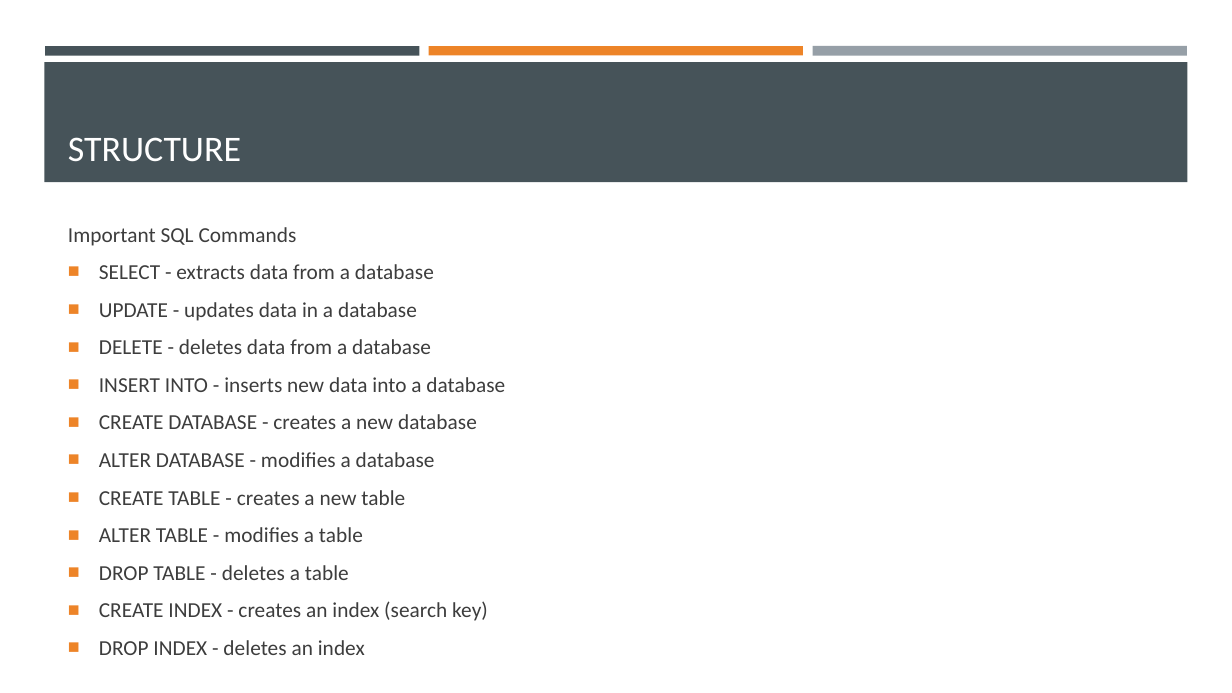
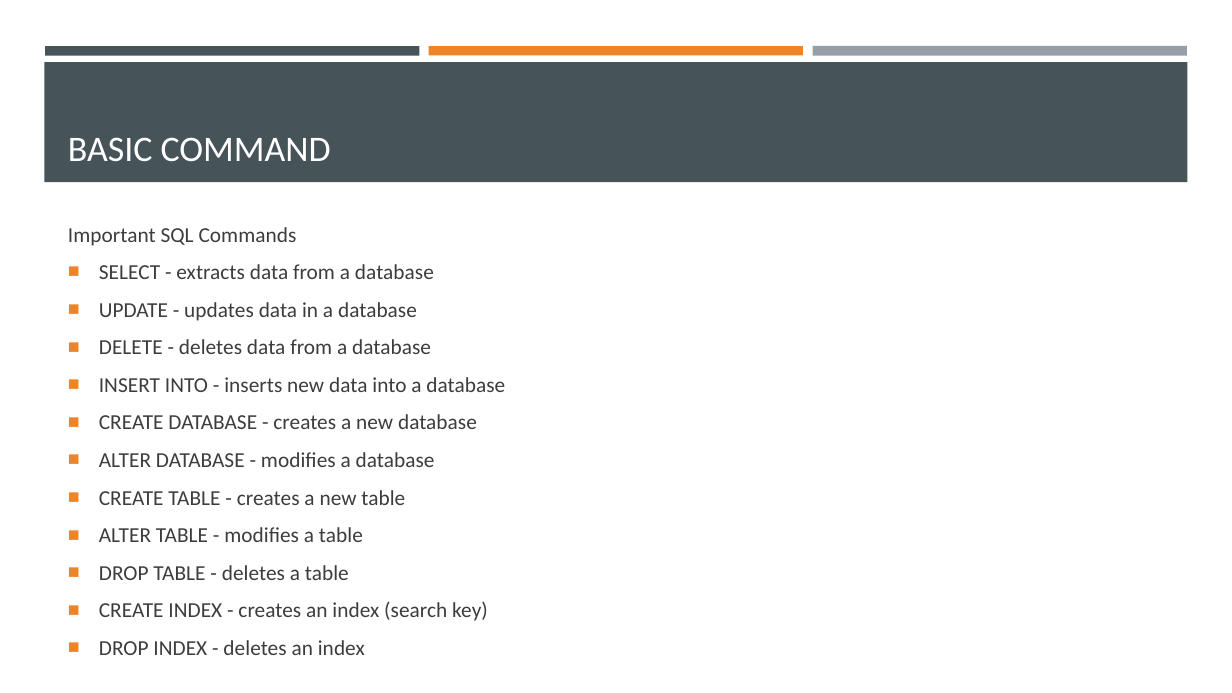
Before and after one commit to BunditSpace/Backend-Training, a slide deck: slide 3 of sql/Basic SQL.pptx (slide 4 before the commit). Drawn at 1232x693 pixels with LibreOffice and Linux fonts; fonts in the diff are those of the drawing. Boxes give left, top, right and bottom in pixels: in the first picture for what was removed or moved away, otherwise in the second. Text is boxed around its words. In the diff, an @@ line names an element or a change of style, - is before the commit and + after.

```diff
--- a/sql/Basic SQL.pptx
+++ b/sql/Basic SQL.pptx
@@ title at (68,137,331,162): text changed @@
-STRUCTURE
+BASIC COMMAND
```
Also in this commit, not shown: 1 other slide changed, 5 slides added, 6 slides removed, 3 other files.
